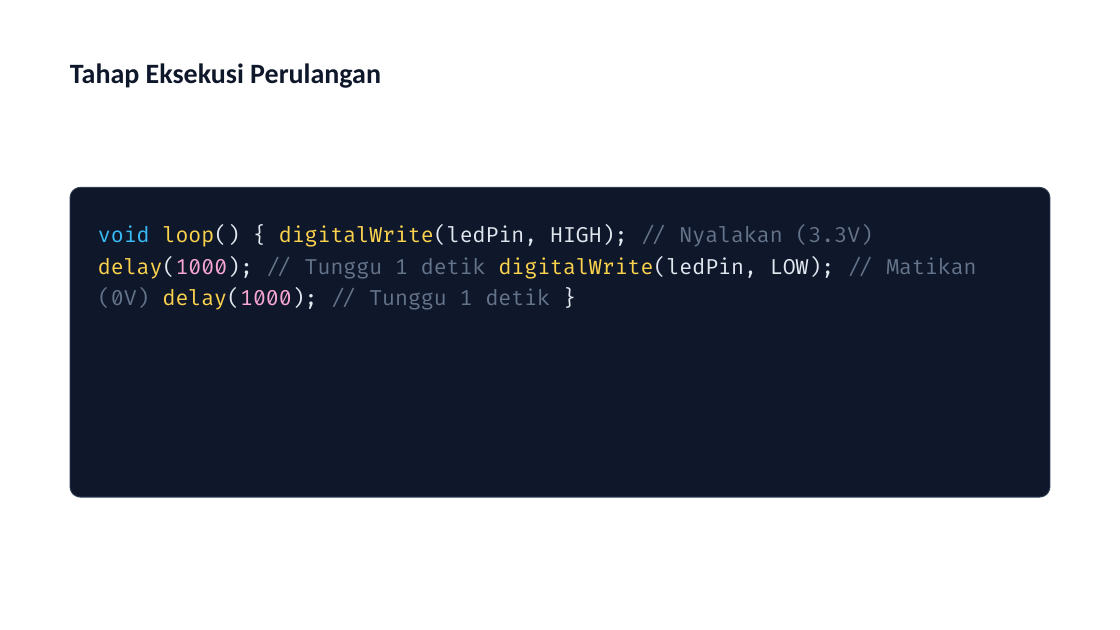
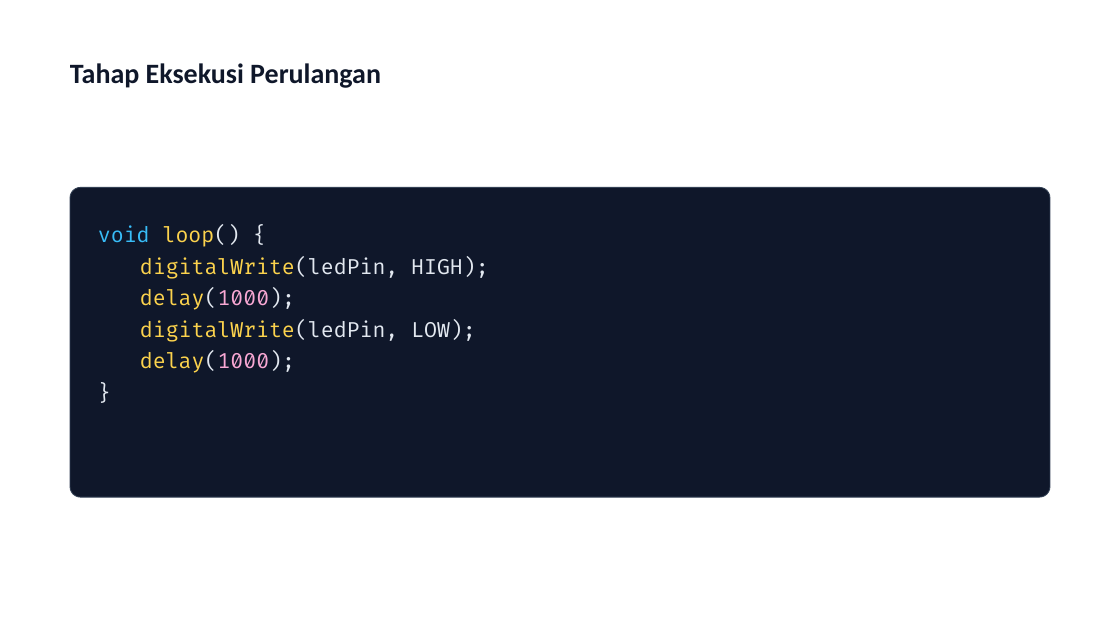
Before and after one commit to asrulabdullah99/Edge_Computing, a slide deck: slide 34 of Week_2/Pemrograman_Dasar_ESP32.pptx. Drawn at 1120x630 pixels with LibreOffice and Linux fonts; fonts in the diff are those of the drawing. Boxes give left, top, right and bottom in pixels: in the first picture for what was removed or moved away, otherwise in the second. Text is boxed around its words. In the diff, an @@ line names an element or a change of style, - is before the commit and + after.

```diff
--- a/Week_2/Pemrograman_Dasar_ESP32.pptx
+++ b/Week_2/Pemrograman_Dasar_ESP32.pptx
@@ text at box(98, 225, 488, 373): text changed; text colour #64748B to #FCD34D @@
-void loop() { digitalWrite(ledPin, HIGH); // Nyalakan (3.3V) delay(1000); // Tunggu 1 detik digitalWrite(ledPin, LOW); // Matikan (0V) delay(1000); // Tunggu 1 detik }
+void loop() {
+digitalWrite(ledPin, HIGH);
+delay(1000);
+digitalWrite(ledPin, LOW);
+delay(1000);
+}
```
Also in this commit, not shown: 2 other files.
